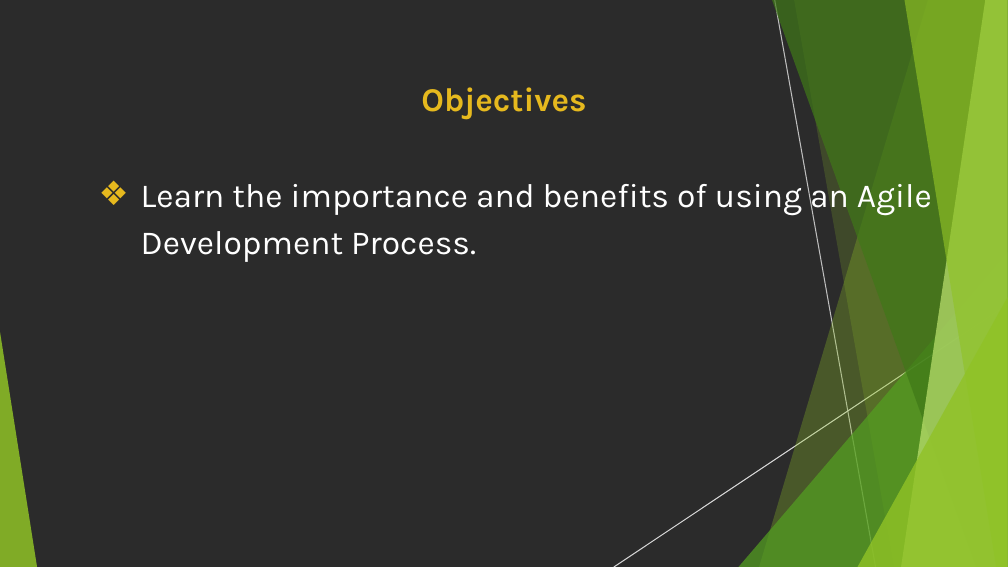
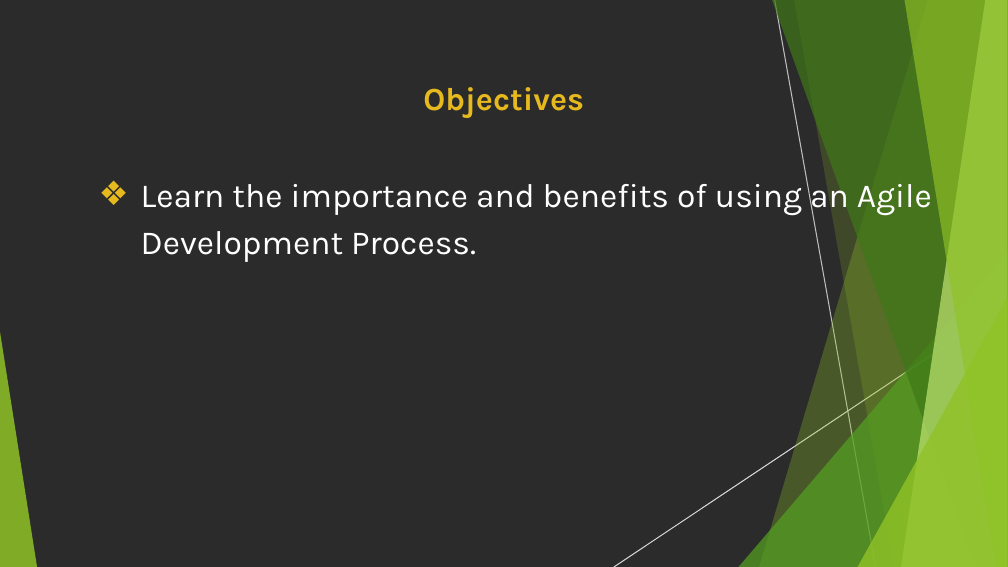
Before and after one commit to AssadMehmood/BackendNodeJS, a slide deck: slide 2 of Week2/Day1/IntroductiontoAgileDevelopmentProcess.pptx. Drawn at 1008x567 pixels with LibreOffice and Linux fonts; fonts in the diff are those of the drawing; background and template pictures are left out; a plain dark background stands for a picture behind light text. Boxes give left, top, right and bottom in pixels: in the first picture for what was removed or moved away, otherwise in the second. Text is boxed around its words. In the diff, an @@ line names an element or a change of style, - is before the commit and + after.

```diff
--- a/Week2/Day1/IntroductiontoAgileDevelopmentProcess.pptx
+++ b/Week2/Day1/IntroductiontoAgileDevelopmentProcess.pptx
@@ title "Objectives" at <box>423,87,584,118</box>: size 23.7 to 23 pt @@
```
Also in this commit, not shown: 17 other slides changed, 4 other files.
